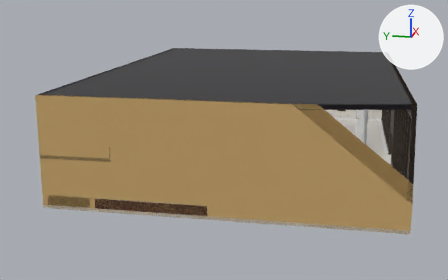
One commit to the glTF model www/bake/lobby.glb: the scene before it, then after it.
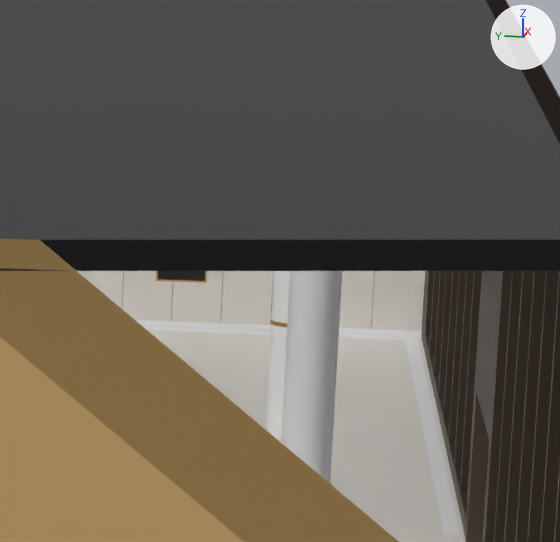
Each version is shown whole from a camera (50 mm lens) standing at (-71.0, -12.5, 19.1) and looking at (-1.5, 1.4, 1.7), then close up on the part from 70% to 90% of the width and 23% to 55% of the height. Arrows for +X, +Y and +Z are at upper right; the lights stay in place. The last two pictures show the newer version. Everything nearer to the camera than a plane just in front of the edit is cut away. Vertices at exactly the same position are counted once.

Objects in the first close-up: 'lobby'.
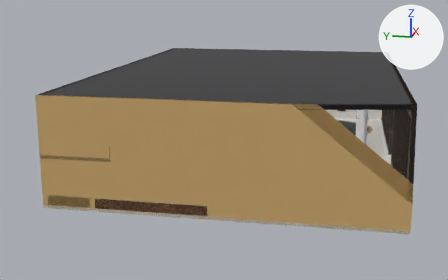
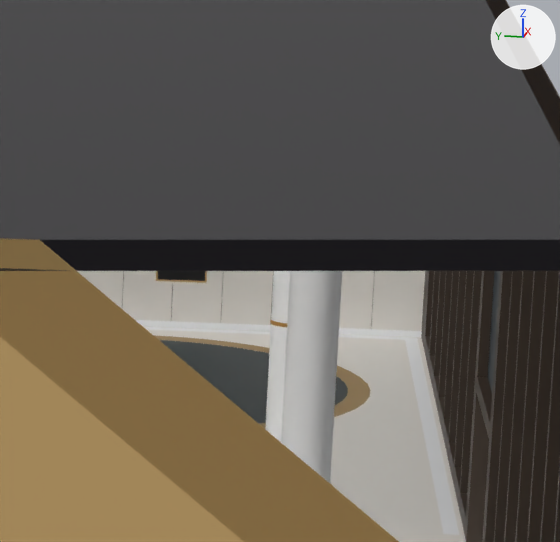
Patch to the scene script:
```diff
--- a/www/bake/lobby.glb.py
+++ b/www/bake/lobby.glb.py
@@ me_lobby @@
 # used by ob_lobby; location = (0.0, 0.0, 0.0)
-me_lobby.from_pydata(...)  # 10203 vertices, 18163 faces; spans x -22.0..22.0, y -18.0..14.0, z -0.3..10.0
+me_lobby.from_pydata(...)  # 10211 vertices, 18175 faces; spans x -22.0..22.0, y -18.0..14.0, z -0.3..10.0
+# me_lobby part 1: the loose piece of 49 vertices spanning x -5.7..3.7, y -5.7..3.7, z 0.0 is moved by (16.3, -10.0, 0.0)
+# me_lobby part 2: the loose piece of 96 vertices spanning x -6.2..4.2, y -6.2..4.2, z 0.0 is moved by (16.3, -10.0, 0.0)
+# me_lobby part 3: 4 vertices moved from x -2.0..2.0, y -17.8, z 3.0 to x -2.0..2.0, y -17.8, z 3.3; 8 vertices added at x -2.0..2.0, y -18.0..-17.6, z 3.3..8.8
+# other edits to the shape of me_lobby do not show in these pictures
 me_lobby.materials.append(mat_defaultmaterial)
```

Location of each change, (x1, y1, x2, y2) in pixels of the close-ups (560 x 542 px; the box of a moved part takes in the faces that stretch with it):
part 1 of me_lobby, moved or reshaped (not visible before)
    after: (160, 340, 348, 424)
part 2 of me_lobby, moved or reshaped (not visible before)
    after: (154, 335, 370, 429)
part 3 of me_lobby, cut back
    after: (476, 271, 500, 438)
